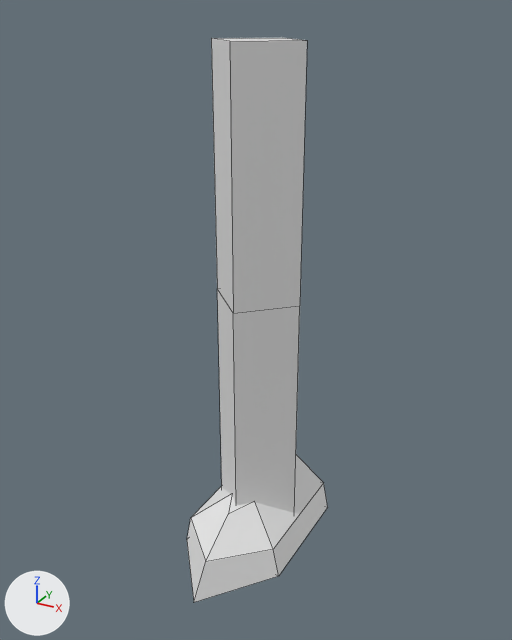
One commit to the OBJ model models/gibs/statue/leg.obj: the scene before it, then after it.
Rendered twice from a camera (50 mm lens) standing at (1.042, -1.917, 0.869) and looking at (0.036, -0.088, -0.045). Lighting does not change. The marker at lower left points along +X, +Y and +Z. Mesh edges are drawn as thin lines. Where no turn or scale is listed for an object, it has been applied to the vertices.

Objects in the first picture: 'statue.001'.
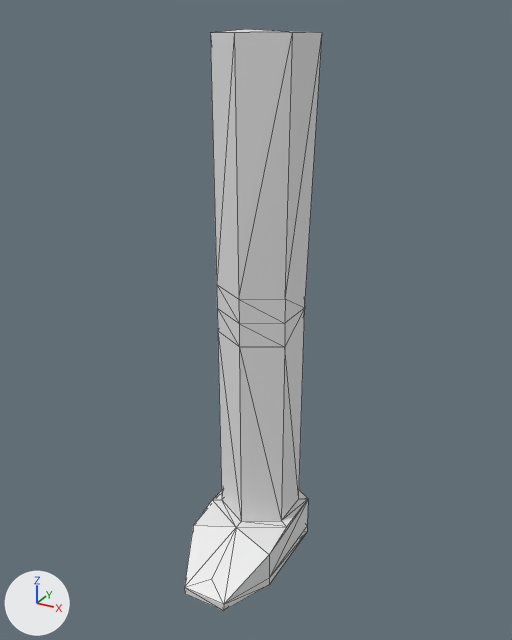
Changed parts and their boxes [x1, y1, x2, y2] in the pictures (512 x 640 px):
'statue.001', reshaped: before [187, 38, 327, 602]; after [184, 29, 322, 611]
part 1 of me_statue_001, rebuilt (43% wider, 22% taller): before [211, 38, 307, 513]; after [184, 29, 322, 611]
part 2 of me_statue_001, deleted: before [187, 455, 327, 602]

Patch to the scene script:
```diff
--- a/models/gibs/statue/leg.obj.py
+++ b/models/gibs/statue/leg.obj.py
@@ me_statue_001 @@
 # used by ob_statue_001; location = (0.0, 0.0, 0.0)
-me_statue_001.from_pydata(...)  # 27 vertices, 22 faces; spans x -0.18..0.2, y -0.46..0.2, z -0.93..0.79
+me_statue_001.from_pydata(...)  # 47 vertices, 90 faces; spans x -0.16..0.16, y -0.39..0.2, z -0.99..0.81
+# me_statue_001 part 1: the loose piece of 12 vertices spanning x -0.15..0.16, y -0.18..0.13, z -0.87..0.79 is rebuilt with 47 vertices and now spans x -0.16..0.16, y -0.39..0.2, z -0.99..0.81
+# me_statue_001 part 2
+# 15 vertices are removed from x -0.18..0.2, y -0.46..0.2, z -0.93..-0.73
+# 13 faces are deleted
```
